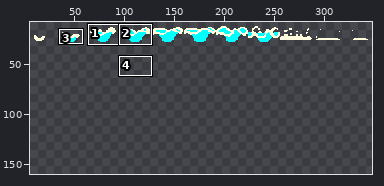
Two states of a sprite sheet, splash.png. The first picture is a wide view before the edit; the outline marks the close-up.
Close-up. First the earlier version:
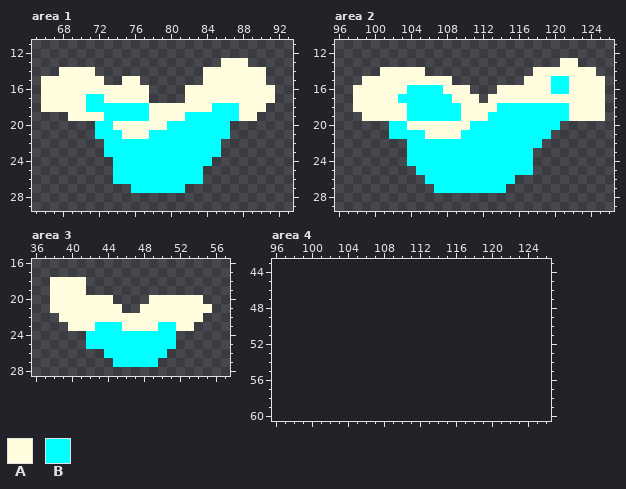
The file is 384x32 pixels. Shown: area 1: x 65..93, y 11..29; area 2: x 96..126, y 11..29; area 3: x 36..57, y 16..28; area 4: x 96..126, y 43..60. The old version is drawn lined up with the new one, on the new canvas. The wide view leaves out empty margins. The commit also changed other parts of the picture, which this record leaves out.
Palette (. is transparent): A #fffddd  B #00ffff
Pixels before, area 1, first column x 66:
13 ....................AAA...
14 ..AAAA............AAAAAAA.
15 AAAAAAA..AA.......AAAAAAA.
16 AAAAAAAAAAAA....AAAAAAAAAA
17 AAAAABBAAAAA....AAAAAAAAAA
18 AAAAABBBBBBBAAAAAAABBBAAA.
19 ...AAAABBBBBAAAABBBBBBAA..
20 ......BBAAAAAABBBBBBB.....
21 ......BBBAAABBBBBBBBB.....
22 .......BBBBBBBBBBBBB......
23 .......BBBBBBBBBBBBB......
24 ........BBBBBBBBBBB.......
25 ........BBBBBBBBBB........
26 ........BBBBBBBBBB........
27 ..........BBBBBB..........
Pixels before, area 2, first column x 98:
13 .......................AA...
14 ...AAAAA............AAAAAAA.
15 .AAAAAAAAAA........AAABBAAAA
16 AAAAAABBBBAAA...AAAAAABBAAAA
17 AAAAABBBBBBAAA.AAAAAAAAAAAAA
18 AAAAAABBBBBBAAAABBBBBBBBAAAA
19 .AAAAABBBBBBAAABBBBBBBBBAAAA
20 ....BBAAAAAAABBBBBBBBBB.....
21 ....BBBBAAAABBBBBBBBBB......
22 ......BBBBBBBBBBBBBBB.......
23 ......BBBBBBBBBBBBBB........
24 ......BBBBBBBBBBBBBB........
25 .......BBBBBBBBBBBBB........
26 ........BBBBBBBBBB..........
27 .........BBBBBBBB...........
Pixels before, area 3, first column x 38:
18 AAAA..............
19 AAAA..............
20 AAAAAAA....AAAAAA.
21 AAAAAAAA..AAAAAAAA
22 .AAAAAAAAAAAAAAAA.
23 ..AAABBBAAAABBAA..
24 ....BBBBBBBBBB....
25 ....BBBBBBBBBB....
26 ......BBBBBBB.....
27 .......BBBBB......
After:
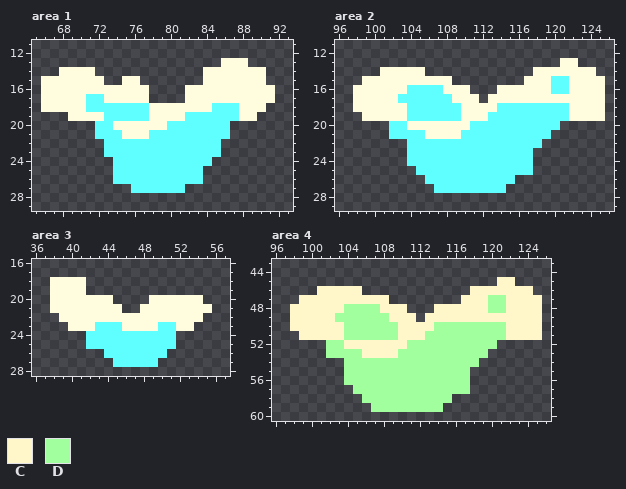
Colours new in this view: C #fff6c9  D #a2ff9e
Change:
canvas 384x32 -> 384x160
colour B: #00ffff -> #60ffff
Area 4:
y 45: x 121..122 .. -> CC
y 46: x 101..105 ..... -> CCCCC; x 118..124 ....... -> CCCCCCC
y 47: x 99..108 .......... -> CCCCCCCCCC; x 117..125 ......... -> CCCDDCCCC
y 48: x 98..110 ............. -> CCCCCCDDDDCCC; x 114..125 ............ -> CCCCCCDDCCCC
y 49: x 98..111 .............. -> CCCCCDDDDDDCCC; x 113..125 ............. -> CCCCCCCCCCCCC
y 50: x 98..125 ............................ -> CCCCCCDDDDDDCCCCDDDDDDDDCCCC
y 51: x 99..125 ........................... -> CCCCCDDDDDDCCCDDDDDDDDDCCCC
y 52: x 102..120 ................... -> DDCCCCCCCDDDDDDDDDD
y 53: x 102..119 .................. -> DDDDCCCCDDDDDDDDDD
y 54: x 104..118 ............... -> DDDDDDDDDDDDDDD
y 55..56: x 104..117 .............. -> DDDDDDDDDDDDDD
y 57: x 105..117 ............. -> DDDDDDDDDDDDD
y 58: x 106..115 .......... -> DDDDDDDDDD
y 59: x 107..114 ........ -> DDDDDDDD
Pixel boxes of the changes (left, top, right, bottom) in both close-ups:
changed: (86, 94, 239, 193)
changed: (389, 76, 569, 193)
changed: (86, 322, 176, 367)
added: (290, 277, 542, 412)
